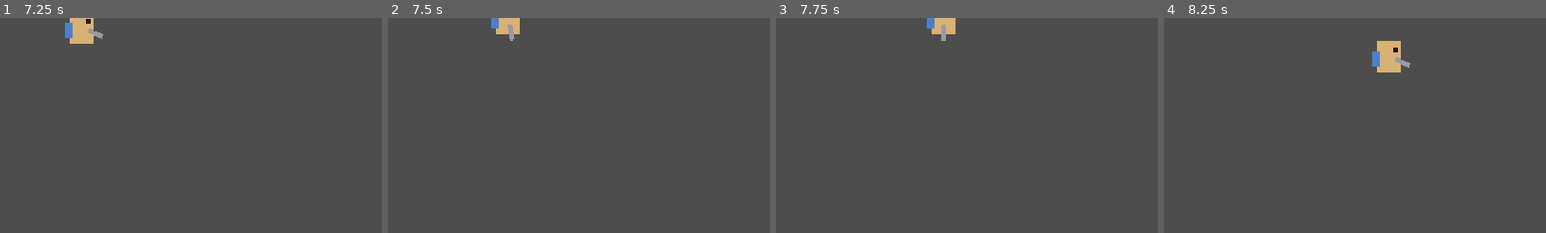
Above: before the commit, frames 1-4 (left to right).
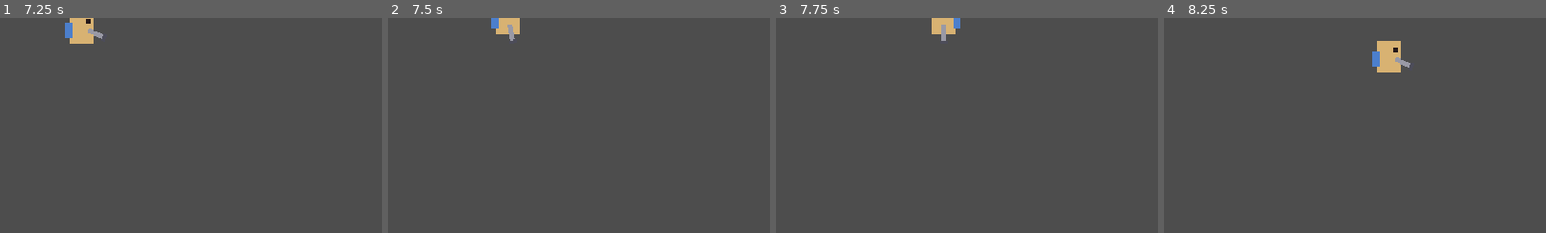
Above: after the commit, the same moments.

Repository: parachan200551-blip/vacuum-explorer
Game: Godot game, scene res://scenes/player/player.tscn
Two runs of this game, one before a commit and one after it. Both use one fixed random seed, a clock stepped at 60 frames per second and the inputs below. The project has no main scene, so this scene is started directly.
Inputs (mouse positions are % of the whole screen's width and height, from its top left):
- Up to frame 1 (7.25 s): tap Enter at 0.5 s; move the mouse to (72, 45) at 0.52 s; hold D (move_right) 0.53-1.28 s; move the mouse to (30, 55) at 1.27 s; hold S (move_down) 1.28-2.03 s; move the mouse to (60, 28) at 2.02 s; hold D (move_right) 2.03-2.78 s; move the mouse to (45, 70) at 2.77 s; hold W (move_up) 2.78-3.53 s; move the mouse to (80, 65) at 3.52 s; hold A (move_left) 3.53-5.03 s; move the mouse to (20, 35) at 4.27 s; move the mouse to (55, 50) at 5.02 s; hold S (move_down) 5.03-5.78 s; move the mouse to (35, 25) at 5.77 s; hold D (move_right) 5.78-6.53 s; move the mouse to (72, 45) at 6.52 s; hold W (move_up) from 6.53 s (still down)
- Up to frame 2 (7.5 s): move the mouse to (30, 55) at 7.27 s; release W (move_up) at 7.28 s; hold D (move_right) from 7.28 s (still down)
- Up to frame 3 (7.75 s): keep holding D (move_right)
- Up to frame 4 (8.25 s): move the mouse to (60, 28) at 8.02 s; release D (move_right) at 8.03 s; hold S (move_down) from 8.03 s (still down)
The pictures show only the part of the screen within x 8-58%, y 0-50%; the shares and areas given below are measured in that part.

Frames 1-2 are identical in both runs. In frame 3, 0.2% of the frame differs, in the area x 39-49%, y 0-5%; in frame 4, nothing differs.

Commit message:
Player：マウスの左右で体の絵を反転
Co-Authored-By: Claude Opus 5.5 <noreply@anthropic.com>

Diff:
--- a/scenes/player/player.gd
+++ b/scenes/player/player.gd
@@ -1,8 +1,8 @@
 extends CharacterBody2D
 
 @export var speed := 160.0
-@onready var nozzle : Node2D = $Nozzle
-
+@onready var nozzle: Node2D = $Nozzle
+@onready var sprite: Sprite2D = $Sprite2D
 
 func _physics_process(_delta: float) -> void:
 	var direction := Input.get_vector("move_left","move_right","move_up","move_down")
@@ -10,3 +10,4 @@
 	move_and_slide()
 
 	nozzle.look_at(get_global_mouse_position())
+	sprite.flip_h = get_global_mouse_position().x < global_position.x
